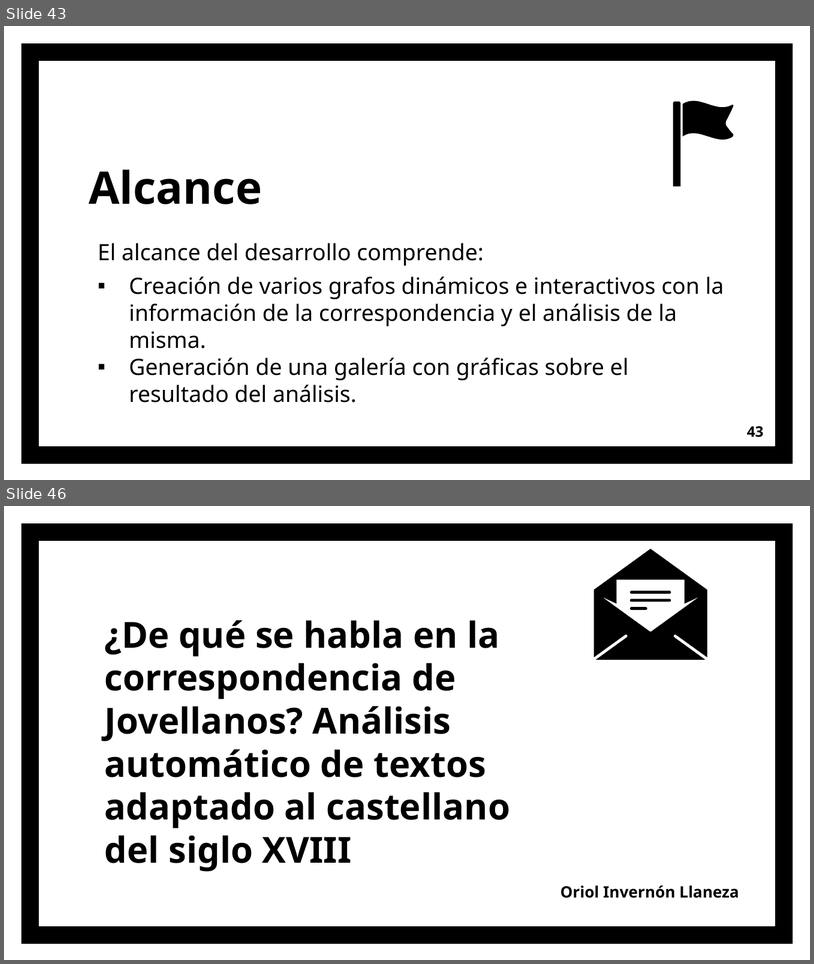
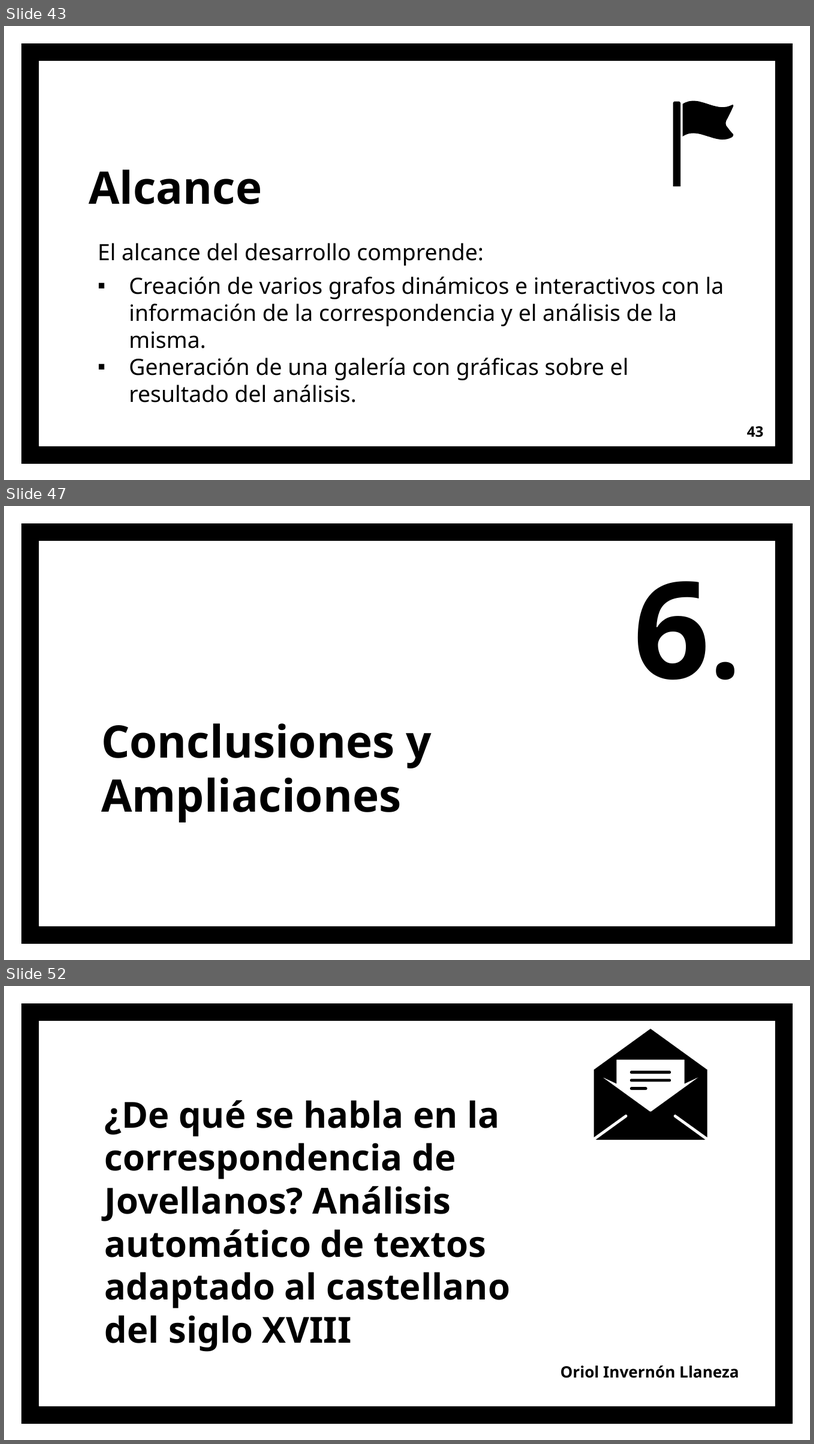
Before and after one commit to OriolInvernonLlaneza/Practicas-TFG, a slide deck: ppt/Jovellanos.pptx. Shown one above the other, each under a label of ours: slides 43 and 46 before the commit, slides 43, 47 and 52 after it; the slides between them are not shown. The pictures are 814x964 and 814x1444 pixels, drawn with LibreOffice and Linux fonts; fonts in the diff are those of the drawing. Boxes give left, top, right and bottom in pixels: in the first picture for what was removed or moved away, otherwise in the second. Text is boxed around its words. In the diff, an @@ line names an element or a change of style, - is before the commit and + after.

```diff
--- a/ppt/Jovellanos.pptx
+++ b/ppt/Jovellanos.pptx
@@ slide 47 added at [4, 506, 810, 960], background #FFFFFF; not listed: 1 template element that a slide beside it also shows @@
@@ text added at [633, 581, 710, 680], 120 pt, text #000000, bold @@
+6.
@@ title added at [101, 723, 432, 822], 40 pt, text #000000, bold @@
+Conclusiones y Ampliaciones
@@ what was slide 46 is now slide 52 @@
```
Also in this commit, not shown: 6 slides changed, 5 other slides added, 8 other files.
